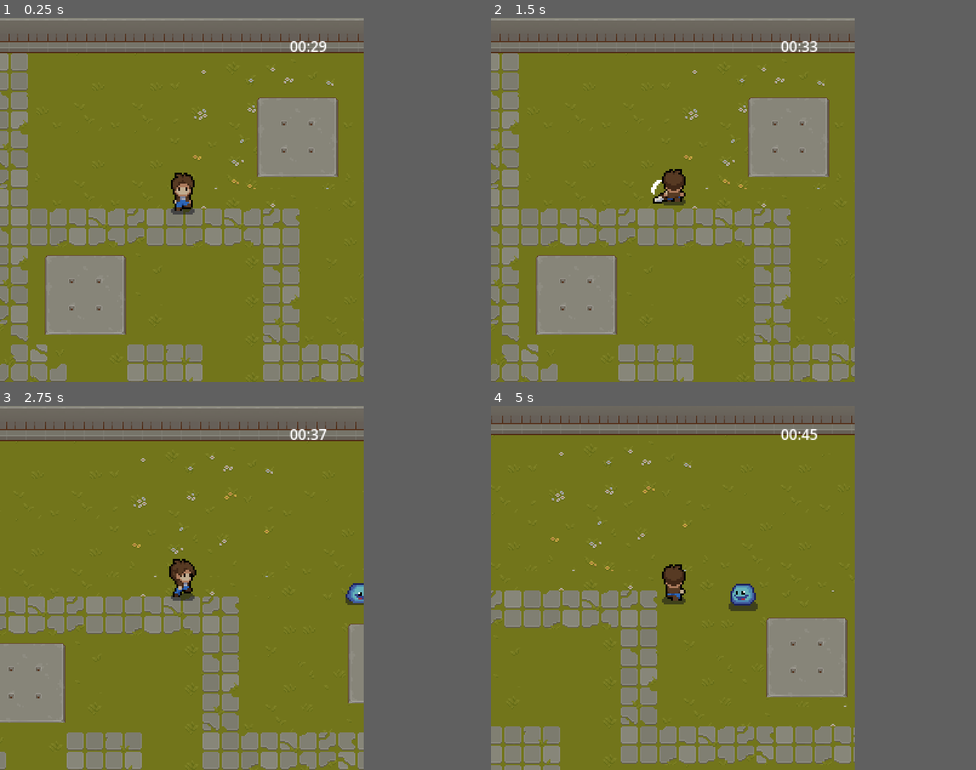
Above: before the commit, frames 1-4 (two rows, left to right).
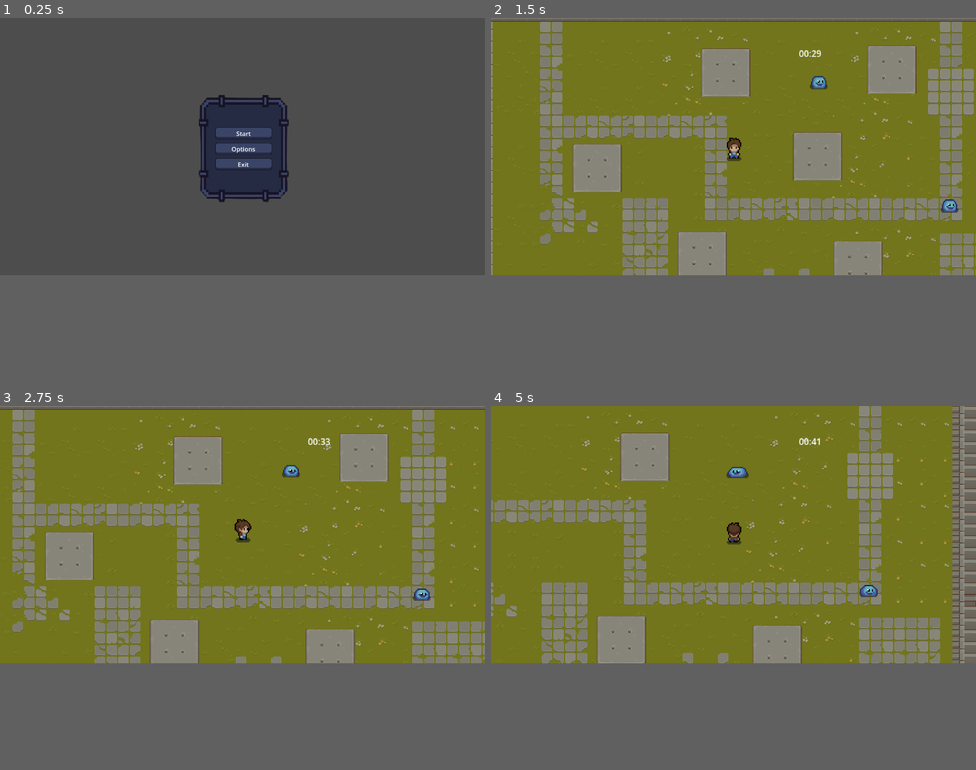
Above: after the commit, the same moments.

Repository: imlana21/stormy_project-1
Game: Godot game, scene res://scene/menu/main.tscn
The game is run twice, just before and just after one commit, with the same random seed, the same clock (stepped at 60 frames per second) and the same inputs. Before the commit the project starts from res://scene/world.tscn.
Inputs (mouse positions are in pixels of both pictures, inside the frame that each line leads up to):
- Up to frame 1 (0.25 s): no input
- Up to frame 2 (1.5 s): click (675, 203) at 0.5 s, where only the run after the commit has a clickable "Options"; click (675, 181) at 1.25 s, where only the run after the commit has a clickable "Start"
- Up to frame 3 (2.75 s): move the mouse to (261, 569) at 2.02 s; hold D (right) from 2.03 s (still down); click (261, 569) at 2.1 s
- Up to frame 4 (5 s): move the mouse to (597, 606) at 2.77 s; release D (right) at 2.78 s; hold S (down) 2.78-3.53 s; click (597, 606) at 2.85 s; move the mouse to (709, 507) at 3.52 s; hold D (right) 3.53-4.28 s; click (709, 507) at 3.6 s; move the mouse to (655, 660) at 4.27 s; hold W (up) from 4.28 s (still down); click (655, 660) at 4.35 s
In our replay, the window is 600x600 before the commit and 800x424 after it. These sizes can differ from the game's own. Grey fills any space a smaller window leaves; there, only what the larger window draws over its background counts as a difference.

The runs differ from the first frame. In frame 1, 61% of the frame differs, in the area x 0-75%, y 0-100%; in frame 2, 43%; in frame 3, 36%; in frame 4, 34%.

Commit message:
Add pause and main menu

Diff:
--- /dev/null
+++ b/autoload.gd
@@ -0,0 +1,7 @@
+extends Node
+
+@export var is_paused = false
+
+func toggle_pause():
+	is_paused = !is_paused
+	get_tree().paused = is_paused
--- a/project.godot
+++ b/project.godot
@@ -11,15 +11,18 @@
 [application]
 
 config/name="Example 2"
-run/main_scene="res://scene/world.tscn"
+run/main_scene="res://scene/menu/main.tscn"
 config/features=PackedStringArray("4.2", "Forward Plus")
 config/icon="res://icon.svg"
 
+[autoload]
+
+Autoload="*res://autoload.gd"
+
 [display]
 
-window/size/viewport_width=600
-window/size/viewport_height=600
-mouse_cursor/custom_image="res://assets/cursor-32.png"
+window/size/viewport_width=1320
+window/size/viewport_height=700
 mouse_cursor/custom_image_hotspot=Vector2(10, 10)
 
 [input]
@@ -49,6 +52,11 @@
 "events": [Object(InputEventMouseButton,"resource_local_to_scene":false,"resource_name":"","device":-1,"window_id":0,"a …(253 unchanged characters)…
 ]
 }
+pause={
+"deadzone": 0.5,
+"events": [Object(InputEventKey,"resource_local_to_scene":false,"resource_name":"","device":-1,"window_id":0,"alt_pressed":false,"shift_pressed":false,"ctrl_pressed":false,"meta_pressed":false,"pressed":false,"keycode":0,"physical_keycode":4194305,"key_label":0,"unicode":0,"echo":false,"script":null)
+]
+}
 
 [layer_names]
 
--- a/scene/enemy/enemy.tscn
+++ b/scene/enemy/enemy.tscn
@@ -1,7 +1,7 @@
 [gd_scene load_steps=30 format=3 uid="uid://b4n8gdp6i37yr"]
 
 [ext_resource type="Script" path="res://scene/enemy/enemy.gd" id="1_d1far"]
-[ext_resource type="Texture2D" uid="uid://beqkwu1tuqt30" path="res://assets/slime.png" id="1_q4imb"]
+[ext_resource type="Texture2D" uid="uid://beqkwu1tuqt30" path="res://scene/assets/slime.png" id="1_q4imb"]
 
 [sub_resource type="CircleShape2D" id="CircleShape2D_oklem"]
 radius = 12.0
--- /dev/null
+++ b/scene/menu/main.gd
@@ -0,0 +1,20 @@
+extends Control
+
+@onready var world = preload("res://scene/world.tscn")
+func _ready():
+	pass
+
+func _process(delta):
+	pass
+
+func _on_play_btn_pressed():
+	get_tree().change_scene_to_file("res://scene/world.tscn")
+
+
+func _on_exit_btn_pressed():
+	get_tree().quit()
+
+
+func _on_option_btn_pressed():
+	# Coming Soon
+	pass
--- /dev/null
+++ b/scene/menu/main.tscn
@@ -0,0 +1,56 @@
+[gd_scene load_steps=4 format=3 uid="uid://cy7avt1sbgejp"]
+
+[ext_resource type="Script" path="res://scene/menu/main.gd" id="1_3nfw8"]
+[ext_resource type="Texture2D" uid="uid://d2ed2qws5orsx" path="res://assets/button/bg_menu.png" id="2_6scud"]
+[ext_resource type="Theme" uid="uid://b02ir240sos5s" path="res://scene/menu/menu.tres" id="3_5r3nq"]
+
+[node name="Menu" type="Control"]
+layout_mode = 3
+anchors_preset = 0
+script = ExtResource("1_3nfw8")
+
+[node name="MarginContainer" type="MarginContainer" parent="."]
+layout_mode = 0
+offset_left = 541.0
+offset_top = 210.0
+offset_right = 786.0
+offset_bottom = 503.0
+
+[node name="TextureRect" type="TextureRect" parent="MarginContainer"]
+layout_mode = 2
+size_flags_stretch_ratio = 0.0
+texture = ExtResource("2_6scud")
+
+[node name="VBoxContainer" type="VBoxContainer" parent="MarginContainer"]
+custom_minimum_size = Vector2(150, 200)
+layout_mode = 2
+size_flags_horizontal = 4
+size_flags_vertical = 4
+theme = ExtResource("3_5r3nq")
+alignment = 1
+
+[node name="PlayBtn" type="Button" parent="MarginContainer/VBoxContainer"]
+custom_minimum_size = Vector2(0, 23)
+layout_mode = 2
+size_flags_stretch_ratio = 0.0
+theme = ExtResource("3_5r3nq")
+text = "Start"
+icon_alignment = 1
+
+[node name="OptionBtn" type="Button" parent="MarginContainer/VBoxContainer"]
+custom_minimum_size = Vector2(53, 21)
+layout_mode = 2
+theme = ExtResource("3_5r3nq")
+text = "Options"
+icon_alignment = 1
+
+[node name="ExitBtn" type="Button" parent="MarginContainer/VBoxContainer"]
+custom_minimum_size = Vector2(53, 21)
+layout_mode = 2
+theme = ExtResource("3_5r3nq")
+text = "Exit"
+icon_alignment = 1
+
+[connection signal="pressed" from="MarginContainer/VBoxContainer/PlayBtn" to="." method="_on_play_btn_pressed"]
+[connection signal="pressed" from="MarginContainer/VBoxContainer/OptionBtn" to="." method="_on_option_btn_pressed"]
+[connection signal="pressed" from="MarginContainer/VBoxContainer/ExitBtn" to="." method="_on_exit_btn_pressed"]
--- /dev/null
+++ b/scene/menu/menu.tres
@@ -0,0 +1,119 @@
+[gd_resource type="Theme" load_steps=9 format=3 uid="uid://b02ir240sos5s"]
+
+[ext_resource type="Texture2D" uid="uid://bl3jcuyrmohc1" path="res://assets/GUI.png" id="1_hegc4"]
+
+[sub_resource type="SystemFont" id="SystemFont_5fkbo"]
+
+[sub_resource type="FontVariation" id="FontVariation_gasla"]
+base_font = SubResource("SystemFont_5fkbo")
+
+[sub_resource type="StyleBoxFlat" id="StyleBoxFlat_01j6k"]
+content_margin_left = 4.0
+content_margin_top = 4.0
+content_margin_right = 4.0
+content_margin_bottom = 4.0
+bg_color = Color(0.1, 0.1, 0.1, 0.3)
+corner_radius_top_left = 3
+corner_radius_top_right = 3
+corner_radius_bottom_right = 3
+corner_radius_bottom_left = 3
+corner_detail = 5
+
+[sub_resource type="StyleBoxFlat" id="StyleBoxFlat_mhe71"]
+content_margin_left = 4.0
+content_margin_top = 4.0
+content_margin_right = 4.0
+content_margin_bottom = 4.0
+bg_color = Color(1, 1, 1, 0.75)
+draw_center = false
+border_width_left = 2
+border_width_top = 2
+border_width_right = 2
+border_width_bottom = 2
+corner_radius_top_left = 3
+corner_radius_top_right = 3
+corner_radius_bottom_right = 3
+corner_radius_bottom_left = 3
+corner_detail = 5
+expand_margin_left = 2.0
+expand_margin_top = 2.0
+expand_margin_right = 2.0
+expand_margin_bottom = 2.0
+
+[sub_resource type="StyleBoxTexture" id="StyleBoxTexture_jnf0q"]
+content_margin_left = 2.0
+content_margin_top = 2.0
+content_margin_right = 2.0
+content_margin_bottom = 2.0
+texture = ExtResource("1_hegc4")
+texture_margin_left = 1.0
+texture_margin_top = 1.0
+texture_margin_right = 1.0
+texture_margin_bottom = 1.0
+expand_margin_left = 2.0
+expand_margin_top = 2.0
+expand_margin_right = 2.0
+expand_margin_bottom = 2.0
+region_rect = Rect2(145, 65, 46, 14)
+
+[sub_resource type="StyleBoxTexture" id="StyleBoxTexture_bkbej"]
+content_margin_left = 2.0
+content_margin_top = 2.0
+content_margin_right = 2.0
+content_margin_bottom = 2.0
+texture = ExtResource("1_hegc4")
+texture_margin_left = 1.0
+texture_margin_top = 1.0
+texture_margin_right = 1.0
+texture_margin_bottom = 1.0
+expand_margin_left = 2.0
+expand_margin_top = 2.0
+expand_margin_right = 2.0
+expand_margin_bottom = 2.0
+region_rect = Rect2(145, 81, 46, 14)
+
+[sub_resource type="StyleBoxTexture" id="StyleBoxTexture_1xgc8"]
+content_margin_left = 2.0
+content_margin_top = 2.0
+content_margin_right = 2.0
+content_margin_bottom = 2.0
+texture = ExtResource("1_hegc4")
+texture_margin_left = 1.0
+texture_margin_top = 1.0
+texture_margin_right = 1.0
+texture_margin_bottom = 1.0
+expand_margin_left = 2.0
+expand_margin_top = 2.0
+expand_margin_right = 2.0
+expand_margin_bottom = 2.0
+region_rect = Rect2(145, 98, 46, 13)
+
+[resource]
+Button/colors/font_color = Color(1, 1, 1, 1)
+Button/colors/font_disabled_color = Color(0.875, 0.875, 0.875, 0.5)
+Button/colors/font_focus_color = Color(0.95, 0.95, 0.95, 1)
+Button/colors/font_hover_color = Color(0, 0, 0, 1)
+Button/colors/font_hover_pressed_color = Color(1, 1, 1, 1)
+Button/colors/font_outline_color = Color(1, 1, 1, 1)
+Button/colors/font_pressed_color = Color(1, 1, 1, 1)
+Button/colors/icon_disabled_color = Color(1, 1, 1, 0.4)
+Button/colors/icon_focus_color = Color(1, 1, 1, 1)
+Button/colors/icon_hover_color = Color(1, 1, 1, 1)
+Button/colors/icon_hover_pressed_color = Color(1, 1, 1, 1)
+Button/colors/icon_normal_color = Color(1, 1, 1, 1)
+Button/colors/icon_pressed_color = Color(1, 1, 1, 1)
+Button/constants/h_separation = 5
+Button/constants/icon_max_width = 0
+Button/constants/outline_size = 0
+Button/font_sizes/font_size = 17
+Button/fonts/font = SubResource("FontVariation_gasla")
+Button/styles/disabled = SubResource("StyleBoxFlat_01j6k")
+Button/styles/focus = SubResource("StyleBoxFlat_mhe71")
+Button/styles/hover = SubResource("StyleBoxTexture_jnf0q")
+Button/styles/normal = SubResource("StyleBoxTexture_bkbej")
+Button/styles/pressed = SubResource("StyleBoxTexture_1xgc8")
+MarginContainer/constants/margin_bottom = 2
+MarginContainer/constants/margin_left = 2
+MarginContainer/constants/margin_right = 2
+MarginContainer/constants/margin_top = 2
+VBoxContainer/constants/separation = 14
--- /dev/null
+++ b/scene/menu/pause.gd
@@ -0,0 +1,12 @@
+extends Control
+
+func _on_continue_btn_pressed():
+	continue_game()
+
+func _on_exit_btn_pressed():
+	get_tree().quit()
+
+func continue_game():
+	Autoload.toggle_pause()
+	if !Autoload.is_paused:
+		$".".hide()
--- /dev/null
+++ b/scene/menu/pause.tscn
@@ -0,0 +1,55 @@
+[gd_scene load_steps=4 format=3 uid="uid://bbf4t7oks14os"]
+
+[ext_resource type="Texture2D" uid="uid://d2ed2qws5orsx" path="res://assets/button/bg_menu.png" id="1_1uw2f"]
+[ext_resource type="Script" path="res://scene/menu/pause.gd" id="1_faql6"]
+[ext_resource type="Theme" uid="uid://b02ir240sos5s" path="res://scene/menu/menu.tres" id="2_vcaxs"]
+
+[node name="Pause" type="Control"]
+layout_mode = 3
+anchors_preset = 0
+script = ExtResource("1_faql6")
+
+[node name="MarginContainer" type="MarginContainer" parent="."]
+layout_mode = 0
+offset_left = 541.0
+offset_top = 210.0
+offset_right = 786.0
+offset_bottom = 503.0
+
+[node name="TextureRect" type="TextureRect" parent="MarginContainer"]
+layout_mode = 2
+size_flags_stretch_ratio = 0.0
+texture = ExtResource("1_1uw2f")
+
+[node name="VBoxContainer" type="VBoxContainer" parent="MarginContainer"]
+custom_minimum_size = Vector2(150, 200)
+layout_mode = 2
+size_flags_horizontal = 4
+size_flags_vertical = 4
+theme = ExtResource("2_vcaxs")
+alignment = 1
+
+[node name="ContinueBtn" type="Button" parent="MarginContainer/VBoxContainer"]
+custom_minimum_size = Vector2(0, 23)
+layout_mode = 2
+size_flags_stretch_ratio = 0.0
+theme = ExtResource("2_vcaxs")
+text = "Start"
+icon_alignment = 1
+
+[node name="OptionBtn" type="Button" parent="MarginContainer/VBoxContainer"]
+custom_minimum_size = Vector2(53, 21)
+layout_mode = 2
+theme = ExtResource("2_vcaxs")
+text = "Options"
+icon_alignment = 1
+
+[node name="ExitBtn" type="Button" parent="MarginContainer/VBoxContainer"]
+custom_minimum_size = Vector2(53, 21)
+layout_mode = 2
+theme = ExtResource("2_vcaxs")
+text = "Exit"
+icon_alignment = 1
+
+[connection signal="pressed" from="MarginContainer/VBoxContainer/ContinueBtn" to="." method="_on_continue_btn_pressed"]
+[connection signal="pressed" from="MarginContainer/VBoxContainer/ExitBtn" to="." method="_on_exit_btn_pressed"]
--- a/scene/player/bullet/bullet.tscn
+++ b/scene/player/bullet/bullet.tscn
@@ -1,7 +1,7 @@
 [gd_scene load_steps=4 format=3 uid="uid://btrhaif0twfnw"]
 
 [ext_resource type="Script" path="res://scene/player/bullet/bullet.gd" id="1_7x44q"]
-[ext_resource type="Texture2D" uid="uid://cismgx7216wak" path="res://assets/bullets.png" id="1_bgdth"]
+[ext_resource type="Texture2D" uid="uid://cismgx7216wak" path="res://scene/assets/bullets.png" id="1_bgdth"]
 
 [sub_resource type="CapsuleShape2D" id="CapsuleShape2D_bsf24"]
 radius = 4.99999
--- a/scene/player/player.gd
+++ b/scene/player/player.gd
@@ -13,26 +13,26 @@
 
 func _physics_process(delta):
 	if is_freeze == false:
-		character_velocity()
-		attack_animation()
-		idle_animation()
+		if is_attacking == false:
+			character_velocity()
+			idle_animation()
+			attack_animation()
 
 func character_velocity():
 	var direction = Vector2()
-	if is_attacking == false:
-		if Input.is_action_pressed("up"):
-			direction += Vector2(0, -1)
-		if Input.is_action_pressed("down"):
-			direction += Vector2(0, 1)
-		if Input.is_action_pressed("left"):
-			direction += Vector2(-1, 0)
-		if Input.is_action_pressed("right"):
-			direction += Vector2(1, 0)
-		set_velocity(direction * CHAR_SPEED)
-		move_and_slide()
+	if Input.is_action_pressed("up"):
+		direction += Vector2(0, -1)
+	if Input.is_action_pressed("down"):
+		direction += Vector2(0, 1)
+	if Input.is_action_pressed("left"):
+		direction += Vector2(-1, 0)
+	if Input.is_action_pressed("right"):
+		direction += Vector2(1, 0)
+	set_velocity(direction * CHAR_SPEED)
+	move_and_slide()
 
 func attack_animation():
-	if Input.is_action_just_pressed("attack") and is_attacking == false:
+	if Input.is_action_just_pressed("attack"):
 		if(mouse_position() > -135 and mouse_position() < -45):
 			$Sprite.play("attack_up")
 		elif(mouse_position() > -45 and mouse_position() < 45):
@@ -64,7 +64,7 @@
 	elif Input.is_action_pressed("right"):
 		$Sprite.play("walk_right")
 	else:
-		$Sprite.play("idle")
+		$Sprite.play("idle_down")
 
 func mouse_position():
 	var mouse_position = get_global_mouse_position()
--- a/scene/player/player.tscn
+++ b/scene/player/player.tscn
@@ -565,7 +565,9 @@
 
 [node name="Sprite" type="AnimatedSprite2D" parent="."]
 sprite_frames = SubResource("SpriteFrames_nq0xb")
-animation = &"walk_down"
+animation = &"attack_up"
+frame = 3
+frame_progress = 1.0
 
 [node name="AreaBullet" type="Area2D" parent="."]
 visible = false
--- a/scene/wall/wall.tscn
+++ b/scene/wall/wall.tscn
@@ -1,6 +1,6 @@
 [gd_scene load_steps=5 format=3 uid="uid://byv5lgkfbji2f"]
 
-[ext_resource type="Texture2D" uid="uid://b68v8gsjrs0cl" path="res://assets/single_wall.png" id="1_ba31d"]
+[ext_resource type="Texture2D" uid="uid://b68v8gsjrs0cl" path="res://scene/assets/single_wall.png" id="1_ba31d"]
 [ext_resource type="Script" path="res://scene/wall/wall.gd" id="1_juj5b"]
 
 [sub_resource type="RectangleShape2D" id="RectangleShape2D_8pay5"]
--- a/scene/world.gd
+++ b/scene/world.gd
@@ -2,12 +2,29 @@
 
 @onready var wall = $Wall
 @onready var enemy = preload("res://scene/enemy/enemy.tscn")
+@onready var cursor = preload("res://assets/cursor-32.png")
 
 var wall_position = Vector2.ZERO
+
+func _ready():
+	$Pause.hide()
+
+func _process(delta):
+	$Pause.position = $Screen/Player.position
+	pause_game()
 
 func add_time():
 	$Screen/Camera2D/Timer.wait_time = $Screen/Camera2D/Timer.time_left + 5
 	$Screen/Camera2D/Timer.start()
+
+func pause_game():
+	if Input.is_action_just_pressed("pause"):
+		Input.set_custom_mouse_cursor(null)
+		Autoload.toggle_pause()
+		if Autoload.is_paused:
+			$Pause.show()
+	else:
+		Input.set_custom_mouse_cursor(cursor)
 
 func random_tilemap_position():
 	var map_size = $TileMap.get_used_rect().size
--- a/scene/world.tscn
+++ b/scene/world.tscn
@@ -8,6 +8,7 @@
 [ext_resource type="Texture2D" uid="uid://eahjrxv4rq7q" path="res://assets/TX_Shadow_Plant.png" id="4_qbf55"]
 [ext_resource type="Texture2D" uid="uid://d338d733udwhq" path="res://assets/TX_Plant.png" id="5_dbeuu"]
 [ext_resource type="PackedScene" uid="uid://b4n8gdp6i37yr" path="res://scene/enemy/enemy.tscn" id="8_a4xx7"]
+[ext_resource type="PackedScene" uid="uid://bbf4t7oks14os" path="res://scene/menu/pause.tscn" id="9_2jhrv"]
 
 [sub_resource type="PhysicsMaterial" id="PhysicsMaterial_jc6xt"]
 
@@ -4027,6 +4028,7 @@
 sources/3 = SubResource("TileSetAtlasSource_k1wpl")
 
 [node name="World" type="Node2D"]
+process_mode = 1
 script = ExtResource("1_338c4")
 
 [node name="TileMap" type="TileMap" parent="."]
@@ -4042,10 +4044,10 @@
 collision_mask = 1
 
 [node name="Screen" parent="." instance=ExtResource("4_bjwnx")]
-position = Vector2(222, 121)
+position = Vector2(328, 170)
 
 [node name="Enemy" parent="." instance=ExtResource("8_a4xx7")]
-position = Vector2(419, 123)
+position = Vector2(444, 80)
 
 [node name="Wall2" parent="." instance=ExtResource("3_duusu")]
 position = Vector2(245, 537)
@@ -4088,6 +4090,17 @@
 [node name="Enemy3" parent="." instance=ExtResource("8_a4xx7")]
 position = Vector2(139, 358)
 
+[node name="Pause" parent="." instance=ExtResource("9_2jhrv")]
+process_mode = 2
+anchors_preset = 8
+anchor_left = 0.5
+anchor_top = 0.5
+anchor_right = 0.5
+anchor_bottom = 0.5
+grow_horizontal = 2
+grow_vertical = 2
+scale = Vector2(0.5, 0.5)
+
 [connection signal="wall_destroyed" from="Wall" to="." method="_on_wall_destroyed"]
 [connection signal="enemy_died" from="Enemy" to="." method="_on_enemy_enemy_died"]
 [connection signal="enemy_respawn" from="Enemy" to="." method="_on_enemy_enemy_respawn"]
Binary file added: assets/button/bg_menu.png
Not shown, added: assets/button/bg_menu.png.import
Binary file added: assets/button/exit_btn.png
Not shown, added: assets/button/exit_btn.png.import
Binary file added: assets/button/options.png
Not shown, added: assets/button/options.png.import
Binary file added: assets/button/start-btn.png
Not shown, added: assets/button/start-btn.png.import
Not shown, changed: export_presets.cfg
Not shown: 1 places in scene/world.tscn that only renumber resources
